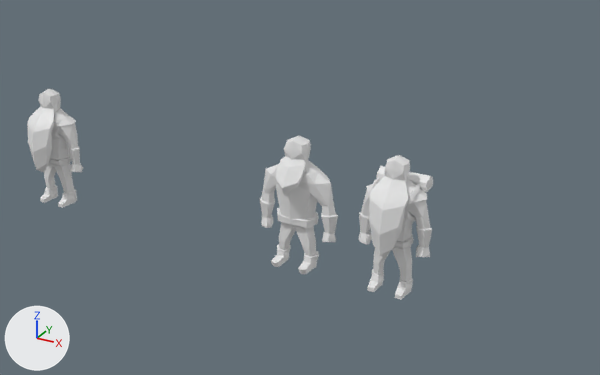
An edit to the Blender file Animations/WarriorIdle.blend, drawn before and after from the same camera.
Both versions are drawn from a 50 mm lens placed at (23.2, -41.8, 26.3), pointed at (-2.6, 5.1, 2.9). The lights are fixed; the arrows at lower left show +X, +Y and +Z.
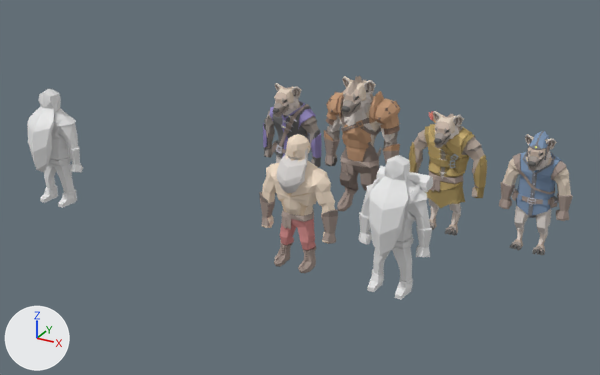
Pixel boxes (x1, y1, x2, y2) of what changed, in the pictures (600 x 375 px):
'Cube.000', hidden
    before: (259, 136, 338, 274)
'gnoll_11warriortri', added
    after: (324, 75, 400, 211)
'warrior_02atri.001', added
    after: (259, 134, 338, 273)
    faces in mat_skinbase_3_001 (beige #f0dec9): (262, 134, 335, 244)
    faces in mat_brace_darkleather_3_002 (grey #a79890): (260, 199, 338, 273)
    faces in mat_hair_grey_1_001 (light grey #dad6d4): (277, 148, 308, 193)
    faces in mat_archer_pants_3_001 (pink #d38f8d): (280, 217, 316, 250)
    faces in mat_brace_darkleather2lite_1_002 (grey #b2a29a): (281, 210, 314, 260)
'gnoll_11a_archertri', added
    after: (409, 111, 487, 236)
'gnoll_11wizardtri', added
    after: (499, 131, 573, 255)
'gnoll_11roguetri', added
    after: (263, 83, 322, 195)

The change, as a list of edits to the scene's bpy script:
```text
Change ob_cube_000:
    add ob_cube_000.hide_viewport = True
Add ob_warrior_02atri_001:
    ob_warrior_02atri_001 = bpy.data.objects.new('warrior_02atri.001', me_untitled_005)  # 1147 vertices, 2050 faces; spans x -2.84..2.84, y -1.54..1.11, z 0.01..8.82; in mat_archer_pants_3_001 (pink #d38f8d), mat_brace_darkleather2lite_1_002 (grey #b2a29a), mat_brace_darkleather2_3_002 (grey #8e817a), mat_skinbase_3_001 (beige #f0dec9), mat_hair_grey_1_001 (light grey #dad6d4), mat_skinbase_darker_3_001 (beige #edd4b7), mat_hair_faded_1_001 (light grey #c5baad), mat_brace_darkleather_3_002 (grey #a79890), mat_archer_pants_dark_1_001 (pink #bd807e)
    ob_warrior_02atri_001.location = (0.0, 0.0, 0.0)
Add ob_gnoll_11a_archertri:
    ob_gnoll_11a_archertri = bpy.data.objects.new('gnoll_11a_archertri', me_untitled_002)  # 2340 vertices, 4270 faces; spans x -296.0..293.0, y -1.0..921.0, z -331.0..250.0; in mat_default_1 (light grey #e0d8d2), mat_gnoll_snout (grey #9f9690), mat_gnoll_back2 (light grey #e1d2c0), mat_gnoll_nose (dark grey #656362), mat_gnoll_snout2 (beige #c7b5a7), mat_gnoll_snout3 (light grey #dacec5), mat_gnoll_backorange (grey #b9aa9f), mat_shirt_main (yellow #d1b77a), mat_brace_darkleather2lite (grey #b2a29a), mat_shirt_darkleather (grey #9a938a), mat_shirt_alt (yellow #a59160), mat_skinbase_darker (beige #edd4b7), mat_string (light grey #dad5cf), mat_brace_darkleather2 (grey #8e817a), mat_shirt_alt_lighter (brown #b79f6a), mat_archer_pants (yellow #a59160), mat_brace_darkleather (grey #a79890), mat_metal (light grey #b8c1c9), mat_feather (pink #fb9a93), mat_wood (beige #e4bf93), mat_archer_pants_dark (yellow #8f7d51)
    ob_gnoll_11a_archertri.location = (6.52, 9.34, 0.0)
    ob_gnoll_11a_archertri.rotation_euler = (1.571, 0.0, 0.0)  # degrees (90, 0, 0)
    ob_gnoll_11a_archertri.scale = (0.0095, 0.0095, 0.0095)
Add ob_gnoll_11roguetri:
    ob_gnoll_11roguetri = bpy.data.objects.new('gnoll_11roguetri', me_untitled)  # 2264 vertices, 4271 faces; spans x -260.0..260.0, y -1.0..921.0, z -346.0..250.0; in mat_default_2 (light grey #e0d8d2), mat_gnoll_snout_1 (grey #9f9690), mat_gnoll_back2_1 (light grey #e1d2c0), mat_gnoll_nose_1 (dark grey #656362), mat_gnoll_snout2_1 (beige #c7b5a7), mat_gnoll_snout3_1 (light grey #dacec5), mat_gnoll_backorange_1 (grey #b9aa9f), mat_archer_pants_1 (grey #707070), mat_rogue_pants (blue #968cc0), mat_snout_darker (grey #8c857f), mat_brace_darkleather_1 (grey #a79890), mat_brace_darkleather2_1 (grey #8e817a), mat_metal_1 (light grey #c4c5cf), mat_metal2 (grey #a9aab8), mat_wrap (beige #f2ecc0)
    ob_gnoll_11roguetri.location = (-5.66, 9.34, 0.0)
    ob_gnoll_11roguetri.rotation_euler = (1.571, 0.0, 0.0)  # degrees (90, 0, 0)
    ob_gnoll_11roguetri.scale = (0.0097, 0.0097, 0.0097)
Add ob_gnoll_11warriortri:
    ob_gnoll_11warriortri = bpy.data.objects.new('gnoll_11warriortri', me_untitled_003)  # 2676 vertices, 4710 faces; spans x -269.0..269.0, y 1.0..943.0, z -346.0..250.0; in mat_gnoll_backorange_2 (grey #b9aa9f), mat_gnoll_nose_2 (dark grey #656362), mat_gnoll_snout_2 (grey #9f9690), mat_gnoll_back2_2 (light grey #e1d2c0), mat_gnoll_snout2_2 (beige #c7b5a7), mat_default_3 (light grey #e0d8d2), mat_brace_darkleather2lite_1 (grey #b2a29a), mat_gnoll_snout3_2 (light grey #dacec5), mat_brace_darkleather2_2 (grey #8e817a), mat_brace_darkleather_2 (grey #a79890), mat_chitin_black (brown #90786a), mat_chitin (brown #c59d7d), mat_chitin_red (beige #ac8a76)
    ob_gnoll_11warriortri.location = (0.0, 9.34, 0.0)
    ob_gnoll_11warriortri.rotation_euler = (1.571, 0.0, 0.0)  # degrees (90, 0, 0)
    ob_gnoll_11warriortri.scale = (0.0111, 0.0111, 0.0111)
Add ob_gnoll_11wizardtri:
    ob_gnoll_11wizardtri = bpy.data.objects.new('gnoll_11wizardtri', me_untitled_001)  # 2378 vertices, 4362 faces; spans x -265.0..265.0, y -1.0..934.0, z -346.0..250.0; in mat_default_4 (light grey #e0d8d2), mat_gnoll_snout_3 (grey #9f9690), mat_gnoll_back2_3 (light grey #e1d2c0), mat_gnoll_nose_3 (dark grey #656362), mat_gnoll_snout2_3 (beige #c7b5a7), mat_gnoll_snout3_3 (light grey #dacec5), mat_gnoll_backorange_3 (grey #b9aa9f), mat_brace_darkleather_3 (grey #a79890), mat_dublet (blue #829ab7), mat_cloth_black (grey #808287), mat_dublet2 (blue #6e859e), mat_brace_darkleather2_3 (grey #8e817a), mat_metal_2 (light grey #c4c5cf), mat_archer_pants_2 (grey #707070), mat_metal2_1 (grey #a9aab8), mat_topaz (yellow #f5f282)
    ob_gnoll_11wizardtri.location = (12.67, 9.34, 0.0)
    ob_gnoll_11wizardtri.rotation_euler = (1.571, 0.0, 0.0)  # degrees (90, 0, 0)
    ob_gnoll_11wizardtri.scale = (0.0089, 0.0089, 0.0089)
```
